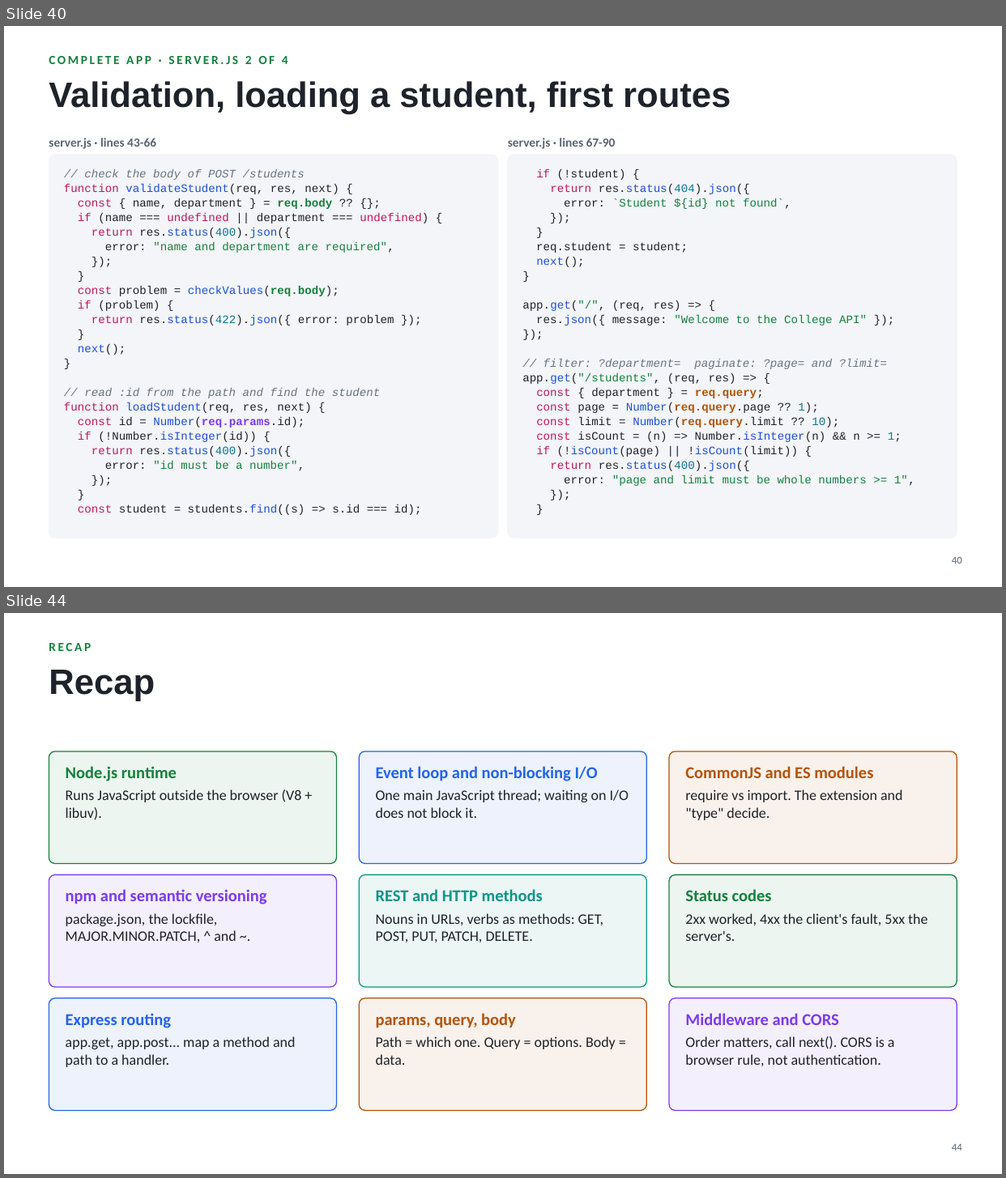
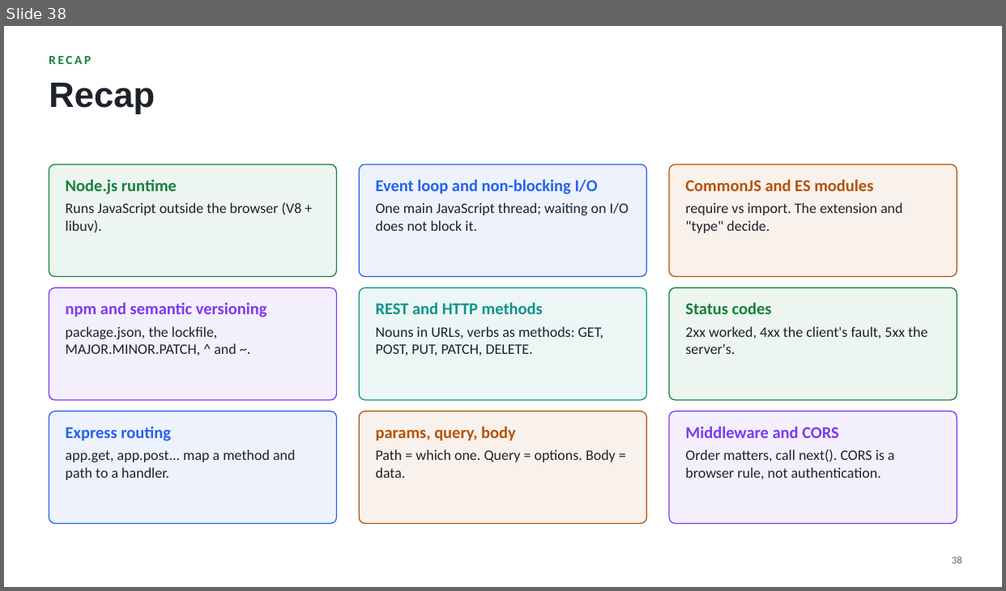
Before and after one commit to shreyaskumars-commits/school-management, a slide deck: Node_Express_Backend.pptx. Shown one above the other, each under a label of ours: slides 40 and 44 before the commit, slide 38 after it; the slides between them are not shown. The pictures are 1006x1178 and 1006x591 pixels, drawn with LibreOffice and Linux fonts; fonts in the diff are those of the drawing. Boxes give left, top, right and bottom in pixels: in the first picture for what was removed or moved away, otherwise in the second. Text is boxed around its words. In the diff, an @@ line names an element or a change of style, - is before the commit and + after.

```diff
--- a/Node_Express_Backend.pptx
+++ b/Node_Express_Backend.pptx
@@ slide 40 removed at (4,26,1002,587), background #FFFFFF @@
@@ text removed at (49,56,288,64) @@
-COMPLETE APP · SERVER.JS 2 OF 4
@@ title removed at (49,81,731,114) @@
-Validation, loading a student, first routes
@@ text removed at (49,138,156,149) @@
-server.js · lines 43-66
@@ text removed at (508,138,616,149) @@
-server.js · lines 67-90
@@ rounded rectangle removed at (49,155,498,538) @@
@@ text removed at (64,169,428,515) @@
-// check the body of POST /students
-function validateStudent(req, res, next) {
-const { name, department } = req.body ?? {};
-if (name === undefined || department === undefined) {
-return res.status(400).json({
-error: "name and department are required",
-});
-}
-const problem = checkValues(req.body);
-if (problem) {
-return res.status(422).json({ error: problem });
-}
-next();
-}
-// read :id from the path and find the student
-function loadStudent(req, res, next) {
-const id = Number(req.params.id);
-if (!Number.isInteger(id)) {
-return res.status(400).json({
-error: "id must be a number",
-});
-}
-const student = students.find((s) => s.id === id);
@@ rounded rectangle removed at (508,155,957,538) @@
@@ text removed at (522,169,915,486) @@
-if (!student) {
-return res.status(404).json({
-error: `Student ${id} not found`,
-});
-}
-req.student = student;
-next();
-}
-app.get("/", (req, res) => {
-res.json({ message: "Welcome to the College API" });
-});
-// filter: ?department= paginate: ?page= and ?limit=
-app.get("/students", (req, res) => {
-const { department } = req.query;
-const page = Number(req.query.page ?? 1);
-const limit = Number(req.query.limit ?? 10);
-const isCount = (n) => Number.isInteger(n) && n >= 1;
-if (!isCount(page) || !isCount(limit)) {
-return res.status(400).json({
-error: "page and limit must be whole numbers >= 1",
-});
-}
@@ page number removed at (952,557,962,564) @@
-40
@@ what was slide 44 is now slide 38 @@
@@ page number at (952,557,962,564): text changed @@
-44
+38
```
Also in this commit, not shown: 16 slides changed, 3 slides added, 8 other slides removed, 38 other files.
